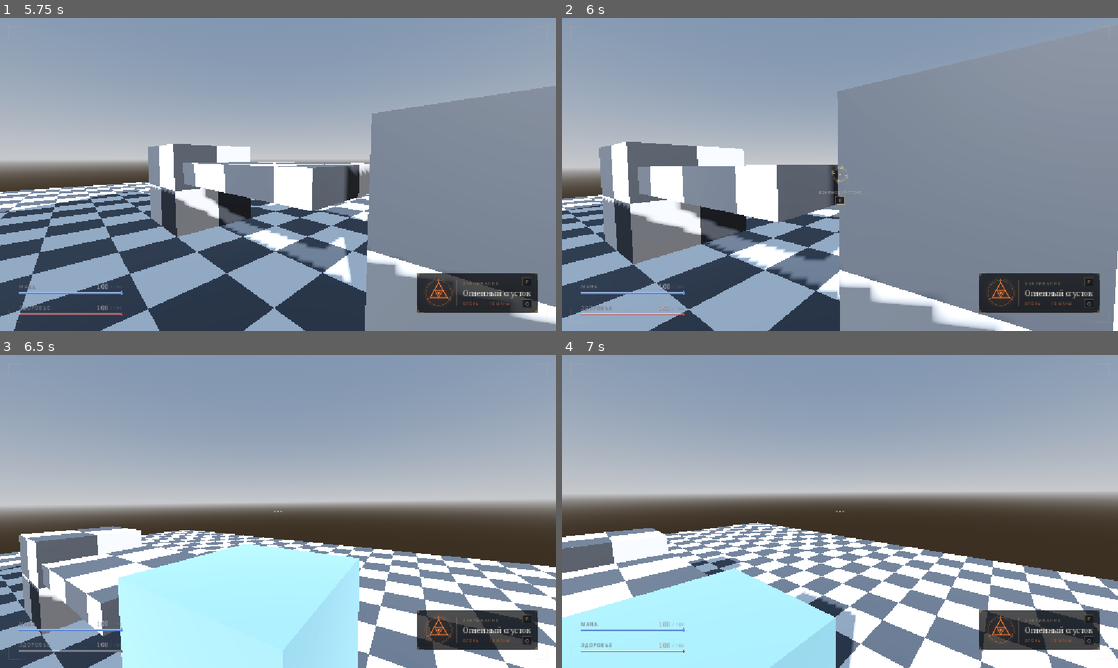
Above: before the commit, frames 1-4 (two rows, left to right).
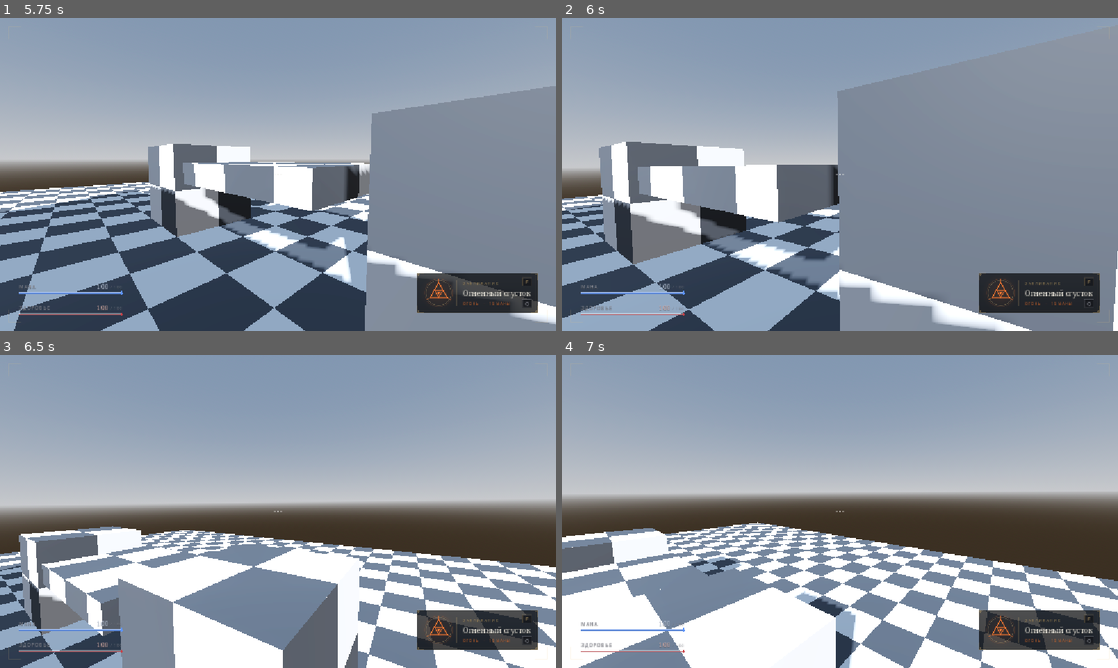
Above: after the commit, the same moments.

Repository: Tunwell1/test-game
Game: Godot game, scene res://main.tscn
Same seed, same stepped clock (60 frames per second), same inputs: the game is played once before the commit and once after it.
Inputs (mouse positions are in pixels of both pictures, inside the frame that each line leads up to):
- Up to frame 1 (5.75 s): tap Enter at 0.5 s; move the mouse to (250, 237) at 0.52 s; hold W (move_forward) 0.53-2.03 s; tap E (interact) at 0.6, 1.55, 2.3, 2.85, 3.8, 4.55, 5.3 s; click (250, 237) at 0.67 s; tap Space (jump) at 0.77, 1.52, 3.02, 3.5, 3.77, 4.52 s; move the mouse to (444, 221) at 1.27 s; tap F (cast_spell) at 1.35 s; move the mouse to (111, 127) at 2.02 s; hold Ctrl (crouch) 2.03-2.78 s; hold A (move_left) 2.03-3.53 s; move the mouse to (305, 174) at 2.77 s; click (305, 174) at 2.92 s; move the mouse to (194, 96) at 3.52 s; hold S (move_back) 3.53-4.28 s; tap Q (next_spell) at 3.6 s; move the mouse to (400, 158) at 4.27 s; hold D (move_right) 4.28-5.03 s; tap 1 (pick_school_1) at 4.35 s; move the mouse to (250, 174) at 5.02 s; hold W (move_forward) from 5.03 s (still down); tap 2 (pick_school_2) at 5.1 s; click (250, 174) at 5.17 s
- Up to frame 2 (6 s): move the mouse to (851, 168) at 5.77 s; release W (move_forward) at 5.78 s; hold D (move_right) from 5.78 s (still down); tap 3 (pick_school_3) at 5.85 s
- Up to frame 3 (6.5 s): keep holding D (move_right); tap Space (jump) at 6.02 s; tap E (interact) at 6.05 s
- Up to frame 4 (7 s): move the mouse to (834, 517) at 6.52 s; release D (move_right) at 6.53 s; hold W (move_forward) from 6.53 s (still down); tap 4 (pick_school_4) at 6.6 s; tap Space (jump) at 6.77 s; tap E (interact) at 6.8 s

Frame 1 is identical in both runs. In frame 2, 0.1% of the frame differs, in the area x 46-54%, y 46-60%; in frame 3, 15%, in the area x 21-65%, y 60-100%; in frame 4, 12%.

Commit message:
Extend interaction ray and outline targeted doors
Co-authored-by: arena-agent <297053741+arena-agent@users.noreply.github.com>

Diff:
--- a/Models/door_controller.gd
+++ b/Models/door_controller.gd
@@ -1,4 +1,6 @@
 extends AnimatableBody3D
+
+const OUTLINE_SHADER: Shader = preload("res://Models/door_outline.gdshader")
 
 @export_range(0.0, 180.0, 1.0) var open_angle_degrees: float = 100.0
 @export var open_duration: float = 0.7
@@ -10,6 +12,7 @@
 var _is_open: bool = false
 var _motion: Tween
 var _door_mesh: MeshInstance3D
+var _outline_mesh: MeshInstance3D
 var _initialized: bool = false
 var _closed_rotation: Vector3
 
@@ -71,8 +74,27 @@
 	collision.shape = shape
 	collision.position = mesh_bounds.position + mesh_bounds.size * 0.5
 	add_child(collision)
+	_create_outline()
 	_initialized = true
 	print("Door initialized from mesh '%s' / '%s'. Press E to toggle." % [_door_mesh.name, _door_mesh.mesh.resource_name])
+
+
+func _create_outline() -> void:
+	_outline_mesh = MeshInstance3D.new()
+	_outline_mesh.name = "DoorOutline"
+	_outline_mesh.mesh = _door_mesh.mesh
+	_outline_mesh.cast_shadow = GeometryInstance3D.SHADOW_CASTING_SETTING_OFF
+	var outline_material := ShaderMaterial.new()
+	outline_material.shader = OUTLINE_SHADER
+	outline_material.render_priority = 1
+	_outline_mesh.material_override = outline_material
+	_outline_mesh.visible = false
+	_door_mesh.add_child(_outline_mesh)
+
+
+func set_targeted(targeted: bool) -> void:
+	if is_instance_valid(_outline_mesh):
+		_outline_mesh.visible = targeted
 
 
 func interact() -> void:
--- /dev/null
+++ b/Models/door_outline.gdshader
@@ -0,0 +1,14 @@
+shader_type spatial;
+render_mode unshaded, cull_front;
+
+uniform vec4 outline_color : source_color = vec4(1.0, 0.78, 0.28, 1.0);
+uniform float outline_width = 0.035;
+
+void vertex() {
+	VERTEX += NORMAL * outline_width;
+}
+
+void fragment() {
+	ALBEDO = outline_color.rgb;
+	EMISSION = outline_color.rgb * 0.8;
+}
--- a/player.gd
+++ b/player.gd
@@ -108,6 +108,7 @@
 var land_pitch: float = 0.0
 var bob_y: float = 0.0
 var fall_speed: float = 0.0
+var _interact_target: Object = null
 var sprint_blend: float = 0.0
 var current_speed_limit: float = 4.5
 @export_group("Ощущение камеры")
@@ -381,14 +382,27 @@
 
 func has_interact_target() -> bool:
 	if interact_ray == null or not interact_ray.enabled:
+		_update_interact_target(null)
 		return false
 	# The HUD samples in _process while the ray normally updates in the physics
-	# tick. Force a fresh query so the prompt tracks the current camera aim.
+	# tick. Force a fresh query so the prompt and door outline follow the aim.
 	interact_ray.force_raycast_update()
-	if not interact_ray.is_colliding():
-		return false
-	var obj := interact_ray.get_collider()
-	return obj != null and obj.has_method("interact")
+	var target: Object = null
+	if interact_ray.is_colliding():
+		var hit := interact_ray.get_collider()
+		if hit != null and hit.has_method("interact"):
+			target = hit
+	_update_interact_target(target)
+	return target != null
+
+func _update_interact_target(target: Object) -> void:
+	if target == _interact_target:
+		return
+	if is_instance_valid(_interact_target) and _interact_target.has_method("set_targeted"):
+		_interact_target.call("set_targeted", false)
+	_interact_target = target
+	if is_instance_valid(_interact_target) and _interact_target.has_method("set_targeted"):
+		_interact_target.call("set_targeted", true)
 
 func _process_interaction() -> void:
 	if Input.is_action_just_pressed("interact") and has_interact_target():
--- a/player.tscn
+++ b/player.tscn
@@ -34,8 +34,9 @@
 fov = 75.0
 
 [node name="InteractRay" type="RayCast3D" parent="Head/CameraBoom/Camera3D"]
-collision_mask = 4
-target_position = Vector3(0, 0, -2)
+# Layer 1 walls block the ray; layer 3 remains the interactable target layer.
+collision_mask = 5
+target_position = Vector3(0, 0, -4.5)
 enabled = true
 
 [node name="CeilingCheck" type="ShapeCast3D" parent="."]
Not shown, changed: docs/testing.md
